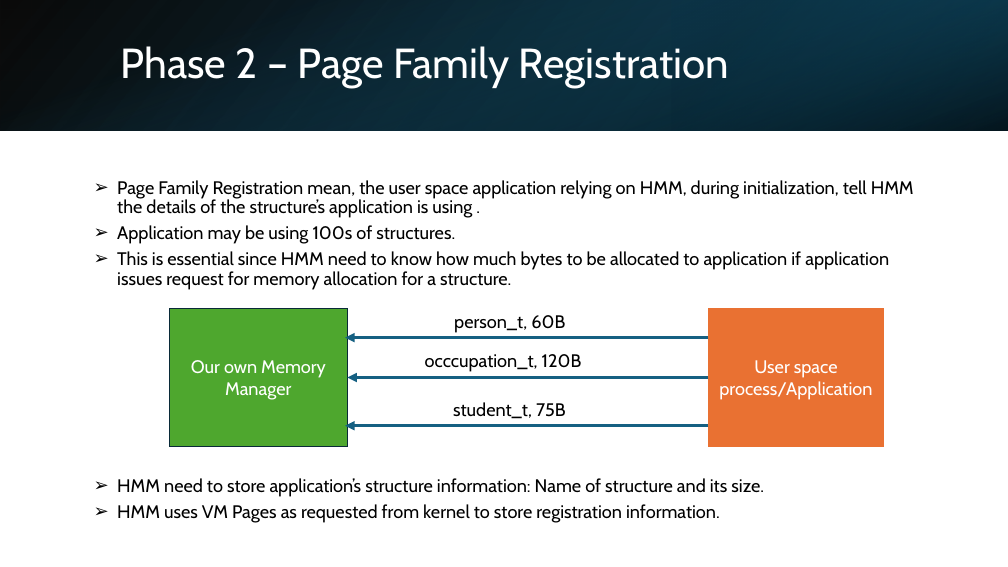
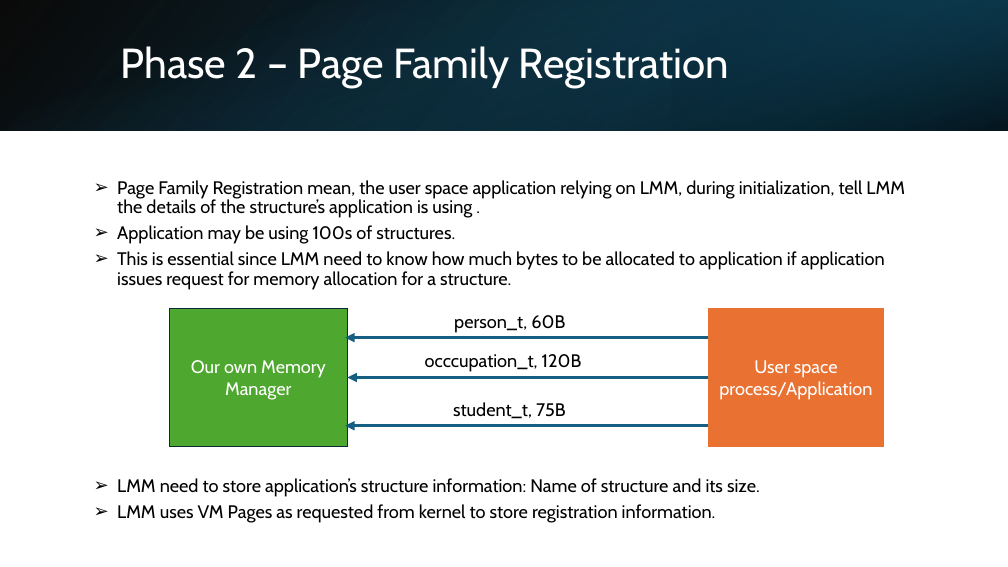
Before and after one commit to Mahmoud-Abdelraouf/STmicro-System-Programming-under-Linux, a slide deck: slide 16 of 04.Advanced/Tasks/Heap_Memory_Manager/HeapMemoryManagement.pptx. Drawn at 1008x567 pixels with LibreOffice and Linux fonts; fonts in the diff are those of the drawing. Boxes give left, top, right and bottom in pixels: in the first picture for what was removed or moved away, otherwise in the second. Text is boxed around its words. In the diff, an @@ line names an element or a change of style, - is before the commit and + after.

Commit message:
update the powerpoint

```diff
--- a/04.Advanced/Tasks/Heap_Memory_Manager/HeapMemoryManagement.pptx
+++ b/04.Advanced/Tasks/Heap_Memory_Manager/HeapMemoryManagement.pptx
@@ text at bbox=[117, 180, 905, 218]: text changed @@
-➢ Page Family Registration mean, the user space application relying on HMM, during initialization, tell HMM the details of the structure’s application is using .
+➢ Page Family Registration mean, the user space application relying on LMM, during initialization, tell LMM the details of the structure’s application is using .
@@ text at bbox=[117, 251, 885, 523]: text changed @@
-➢ This is essential since HMM need to know how much bytes to be allocated to application if application issues request for memory allocation for a structure.
-➢ HMM need to store application’s structure information: Name of structure and its size.
-➢ HMM uses VM Pages as requested from kernel to store registration information.
+➢ This is essential since LMM need to know how much bytes to be allocated to application if application issues request for memory allocation for a structure.
+➢ LMM need to store application’s structure information: Name of structure and its size.
+➢ LMM uses VM Pages as requested from kernel to store registration information.
```
Also in this commit, not shown: 12 other slides changed, 5 slides added.
